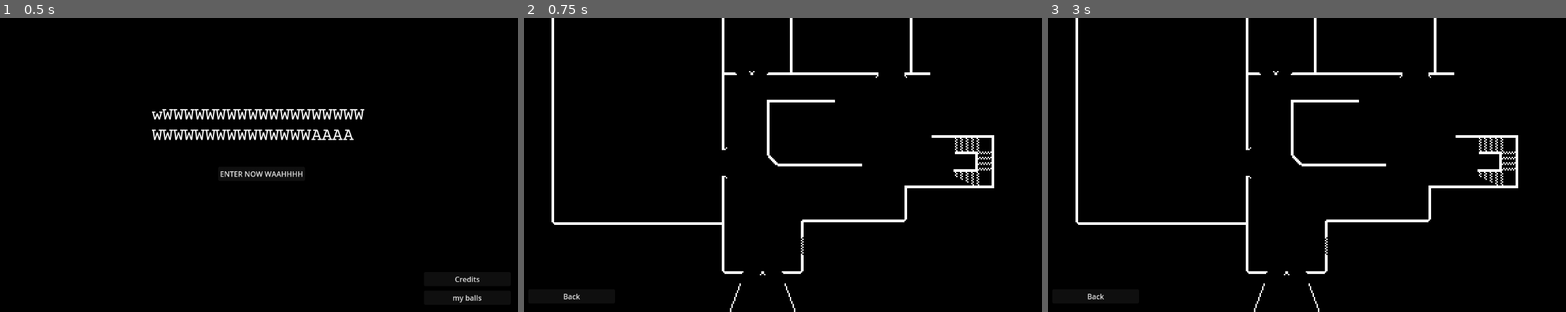
Above: before the commit, frames 1-3 (left to right).
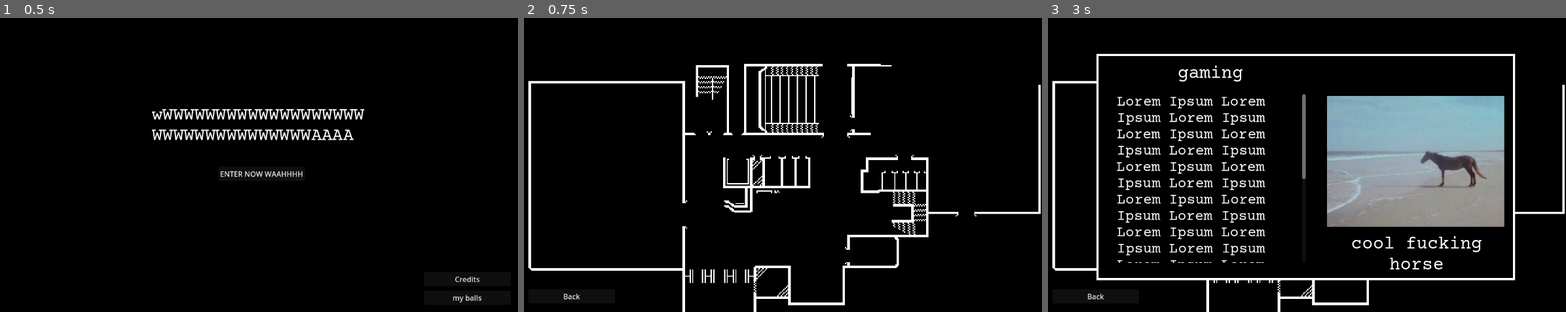
Above: after the commit, the same moments.

Repository: Alex10-0/Interactive-map
Game: Godot game, scene res://scenes/mainmenu.tscn
Same seed, same stepped clock (60 frames per second), same inputs: the game is played once before the commit and once after it.
Inputs (mouse positions are in pixels of both pictures, inside the frame that each line leads up to):
- Up to frame 1 (0.5 s): no input
- Up to frame 2 (0.75 s): click "ENTER NOW WAAHHHH" at 0.5 s
- Up to frame 3 (3 s): click "Back" at 1.25 s; click "ENTER NOW WAAHHHH" at 2 s; tap Enter at 2.75 s; move the mouse to (1420, 150) at 2.77 s; hold K (appear, bound only after the commit) from 2.78 s (still down); click (1420, 150) at 2.92 s

Frame 1 is identical in both runs. In frame 2, 9.4% of the frame differs, in the area x 0-100%, y 0-100%; in frame 3, 25%.

Commit message:
idk
who gives a shit i just did some stuff lol

Diff:
--- a/project.godot
+++ b/project.godot
@@ -32,9 +32,15 @@
 "events": [Object(InputEventMouseButton,"resource_local_to_scene":false,"resource_name":"","device":-1,"window_id":0,"a …(253 unchanged characters)…
 ]
 }
+appear={
+"deadzone": 0.5,
+"events": [Object(InputEventKey,"resource_local_to_scene":false,"resource_name":"","device":-1,"window_id":0,"alt_pressed":false,"shift_pressed":false,"ctrl_pressed":false,"meta_pressed":false,"pressed":false,"keycode":0,"physical_keycode":75,"key_label":0,"unicode":107,"echo":false,"script":null)
+]
+}
 
 [rendering]
 
+textures/canvas_textures/default_texture_filter=0
 renderer/rendering_method="gl_compatibility"
 renderer/rendering_method.mobile="gl_compatibility"
 environment/defaults/default_clear_color=Color(0, 0, 0, 1)
--- a/scenes/Camera2D.gd
+++ b/scenes/Camera2D.gd
@@ -4,13 +4,18 @@
 var _previousPosition: Vector2 = Vector2(0, 0);
 var _moveCamera: bool = false;
 
+func _process(delta):
+	#print("gaming" , _previousPosition)
+	#print(position)
+	pass
+
 func _unhandled_input(event: InputEvent):
-	if event is InputEventMouseButton && event.button_index == MOUSE_BUTTON_LEFT:
+	if event is InputEventMouseButton and event.button_index == MOUSE_BUTTON_LEFT:
 		if event.is_pressed():
 			_previousPosition = event.position;
 			_moveCamera = true;
 		else:
 			_moveCamera = false;
-	elif event is InputEventMouseMotion && _moveCamera:
+	if event is InputEventMouseMotion and _moveCamera:
 		position += (_previousPosition - event.position);
 		_previousPosition = event.position;
--- /dev/null
+++ b/scenes/infoscreen.gd
@@ -0,0 +1,13 @@
+extends Control
+
+var state = 0
+
+func _process(delta):
+	if state == 0:
+		visible = false
+	elif state == 1:
+		visible =  true
+
+func _input(event):
+	if event.is_action_pressed("appear"):
+		state = 1 - state
--- /dev/null
+++ b/scenes/infoscreen.tscn
@@ -0,0 +1,73 @@
+[gd_scene load_steps=7 format=3 uid="uid://ddfvhntkkvmrk"]
+
+[ext_resource type="Script" path="res://scenes/infoscreen.gd" id="1_mp88q"]
+[ext_resource type="Texture2D" uid="uid://bcvmulc35vs6t" path="res://images/menu.png" id="1_qkuyl"]
+[ext_resource type="Texture2D" uid="uid://gd42n7q1dto1" path="res://images/test.png" id="1_s1bng"]
+[ext_resource type="Texture2D" uid="uid://dfro8qa8nqlh2" path="res://images/a.png" id="5_0oibu"]
+[ext_resource type="FontFile" uid="uid://mt81q5eklb4i" path="res://sources/fonts/CourierPrime-Regular.ttf" id="5_uwifm"]
+
+[sub_resource type="CanvasItemMaterial" id="CanvasItemMaterial_fke2e"]
+
+[node name="Control" type="Control"]
+layout_mode = 3
+anchors_preset = 15
+anchor_right = 1.0
+anchor_bottom = 1.0
+grow_horizontal = 2
+grow_vertical = 2
+script = ExtResource("1_mp88q")
+
+[node name="Test" type="Sprite2D" parent="."]
+material = SubResource("CanvasItemMaterial_fke2e")
+position = Vector2(579, 327.5)
+scale = Vector2(18.28, 9.82)
+texture = ExtResource("1_s1bng")
+
+[node name="NinePatchRect" type="NinePatchRect" parent="."]
+layout_mode = 0
+offset_left = 117.0
+offset_top = 79.0
+offset_right = 1039.0
+offset_bottom = 578.0
+texture = ExtResource("1_qkuyl")
+draw_center = false
+region_rect = Rect2(0, 51.73, 49, 50)
+patch_margin_left = 5
+patch_margin_top = 5
+patch_margin_right = 5
+patch_margin_bottom = 5
+
+[node name="RichTextLabel" type="RichTextLabel" parent="NinePatchRect"]
+layout_mode = 0
+offset_left = 15.0
+offset_top = 21.0
+offset_right = 487.0
+offset_bottom = 75.0
+theme_override_fonts/normal_font = ExtResource("5_uwifm")
+theme_override_font_sizes/normal_font_size = 40
+bbcode_enabled = true
+text = "[center]gaming"
+
+[node name="RichTextLabel2" type="RichTextLabel" parent="NinePatchRect"]
+offset_left = 45.0
+offset_top = 89.0
+offset_right = 461.0
+offset_bottom = 461.0
+theme_override_fonts/normal_font = ExtResource("5_uwifm")
+theme_override_font_sizes/normal_font_size = 32
+text = "Lorem Ipsum Lorem Ipsum Lorem Ipsum Lorem Ipsum Lorem Ipsum Lorem Ipsum Lorem Ipsum Lorem Ipsum Lorem Ipsum Lorem Ipsum Lorem Ipsum Lorem Ipsum Lorem Ipsum Lorem Ipsum Lorem Ipsum Lorem Ipsum Lorem Ipsum Lorem Ipsum Lorem Ipsum Lorem Ipsum Lorem Ipsum Lorem Ipsum Lorem Ipsum Lorem Ipsum Lorem Ipsum Lorem Ipsum Lorem Ipsum Lorem Ipsum Lorem Ipsum Lorem Ipsum Lorem Ipsum "
+
+[node name="RichTextLabel3" type="RichTextLabel" parent="NinePatchRect"]
+offset_left = 508.0
+offset_top = 397.0
+offset_right = 903.0
+offset_bottom = 495.0
+theme_override_fonts/normal_font = ExtResource("5_uwifm")
+theme_override_font_sizes/normal_font_size = 40
+bbcode_enabled = true
+text = "[center]cool fucking horse"
+
+[node name="campusImage" type="Sprite2D" parent="."]
+position = Vector2(820, 316)
+scale = Vector2(0.968983, 0.818182)
+texture = ExtResource("5_0oibu")
--- a/scenes/map.tscn
+++ b/scenes/map.tscn
@@ -1,15 +1,17 @@
-[gd_scene load_steps=4 format=3 uid="uid://daq3v5sp5m0wn"]
+[gd_scene load_steps=5 format=3 uid="uid://daq3v5sp5m0wn"]
 
-[ext_resource type="Texture2D" uid="uid://crmrm2nui34si" path="res://images/FakeShit-export.png" id="1_p7vgy"]
+[ext_resource type="Texture2D" uid="uid://c8oo1e1b3ojnb" path="res://images/FakeShit.png" id="1_xit1h"]
 [ext_resource type="Script" path="res://scenes/Camera2D.gd" id="2_l14ax"]
 [ext_resource type="Script" path="res://Scripts/Buttons/Back.gd" id="3_5h7ud"]
+[ext_resource type="PackedScene" uid="uid://ddfvhntkkvmrk" path="res://scenes/infoscreen.tscn" id="4_xjmc8"]
 
 [node name="Node2D" type="Node2D"]
 
 [node name="FakeShit-export" type="Sprite2D" parent="."]
 texture_filter = 1
-scale = Vector2(0.5, 0.5)
-texture = ExtResource("1_p7vgy")
+position = Vector2(250.5, -339.5)
+scale = Vector2(2.71167, 2.71167)
+texture = ExtResource("1_xit1h")
 
 [node name="Camera2D" type="Camera2D" parent="."]
 script = ExtResource("2_l14ax")
@@ -42,3 +44,14 @@
 layout_mode = 2
 text = "Back"
 script = ExtResource("3_5h7ud")
+
+[node name="Control2" parent="Camera2D" instance=ExtResource("4_xjmc8")]
+anchors_preset = 6
+anchor_left = 1.0
+anchor_top = 0.5
+anchor_bottom = 0.5
+offset_left = -575.0
+offset_top = -324.0
+offset_right = -575.0
+offset_bottom = -324.0
+grow_horizontal = 0
Binary file added: images/a.png
Not shown, added: images/a.png.import
Binary file added: images/menu.png
Not shown, added: images/menu.png.import
Binary file added: images/test.aseprite
Binary file added: images/test.png
Not shown, added: images/test.png.import
Binary file added: sources/fonts/font2/Bios Bold.otf
Not shown, added: sources/fonts/font2/Bios Bold.otf.import
Binary file added: sources/fonts/font2/Bios Regular.otf
Not shown, added: sources/fonts/font2/Bios Regular.otf.import
